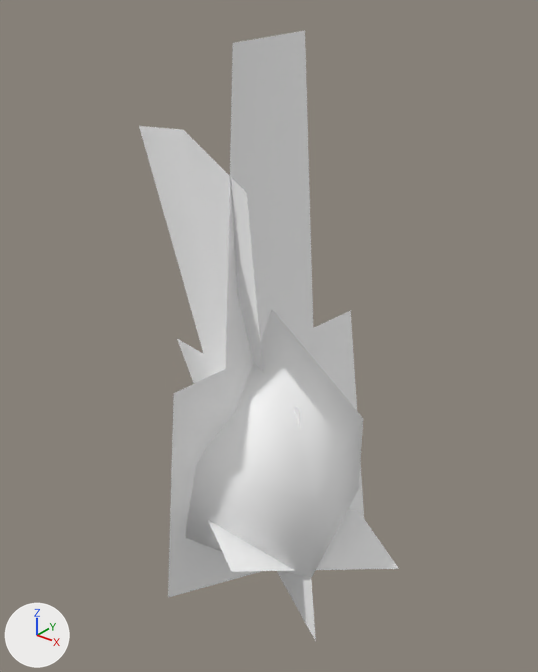
The glTF model public/3d/npc/model__npc__model__npcguest.ofs_12/npc3012.gltf: old version first, new version second.
Before and after are seen from a camera (50 mm lens) standing at (1.177, -1.47, 1.993) and looking at (-0.024, 0.032, 1.062). Lighting does not change. The marker at lower left points along +X, +Y and +Z. The first picture is the older version.

Script lines for the objects in view, before the commit:
```python
mat_c00_face = principled_material('c00_face')
mat_c00_face.base_color = (1.0, 1.0, 1.0)  # white #ffffff
mat_c00_face.roughness = 1.0
mat_c02_tama = principled_material('c02_tama')
mat_c02_tama.base_color = (1.0, 1.0, 1.0)  # white #ffffff
mat_c02_tama.roughness = 1.0
me_npc3012 = bpy.data.meshes.new('npc3012')
me_npc3012.from_pydata(...)  # 36 vertices, 38 faces; spans x -0.39..0.39, y -0.35..0.44, z 0.23..1.86
# faces by material slot: [36, 2]
me_npc3012.materials.append(mat_c00_face)  # white #ffffff
me_npc3012.materials.append(mat_c02_tama)  # white #ffffff
ob_npc3012 = bpy.data.objects.new('npc3012', me_npc3012)
ob_npc3012.location = (0.0, 0.0, 0.0)
```
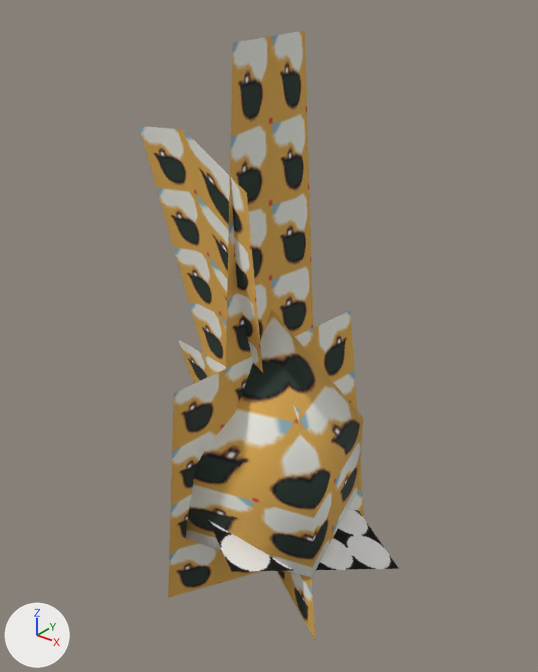
The change, as a list of edits to the scene's bpy script:
```text
Add img_imig14_03_1:
    img_imig14_03_1 = load_image('imig14_03_1', '_unpacked/imig14_03_1', 32, 32, 'sRGB')
Add img_c00_face_00:
    img_c00_face_00 = load_image('c00_face.00', '_unpacked/c00_face.00', 32, 32, 'sRGB')
Change mat_c00_face:
    remove mat_c00_face.base_color = (1.0, 1.0, 1.0)  # white #ffffff
    add mat_c00_face.texture = img_c00_face_00
Change mat_c02_tama:
    remove mat_c02_tama.base_color = (1.0, 1.0, 1.0)  # white #ffffff
    add mat_c02_tama.texture = img_imig14_03_1
```

Location of each change, (x1, y1, x2, y2) in pixels of the pictures (538 x 672 px):
'npc3012', surface changed (darker): (139, 30, 399, 641) in both
